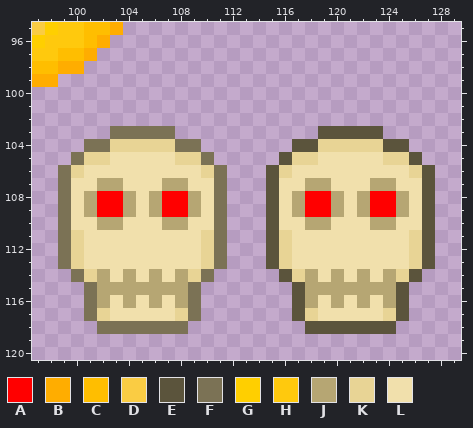
A pixel-art file gets an edit: Assets/Sprites/sprite_sheet.aseprite. That is the earlier state.
960x540 pixels, 1 frame. Colours within 5 levels of each other are drawn and written as one. Shown: x 97..129, y 95..120. The commit also changed other parts of the picture, which this record leaves out.
Palette (. is transparent): A #ff0000  B #ffad00  C #ffbe00  D #facc43  E #5b543c  F #7b7255  G #ffcf00  H #ffc90d  J #b6a673  K #e8d495  L #f1e0ac
Pixels before, first column x 97:
 95 DGHHCCB........................
 96 GHHHCB.........................
 97 HHCCB..........................
 98 CCBB...........................
 99 BB.............................
100 ...............................
101 ...............................
102 ...............................
103 ......FFFFF...........EEEEE....
104 ....FFKKKKKFF.......EEKKKKKEE..
105 ...FKKLLLLLKKF.....EKKLLLLLKKE.
106 ..FKLLLLLLLLLKF...EKLLLLLLLLLKE
107 ..FLLJJLLLJJLLF...ELLJJLLLJJLLE
108 ..FLJAAJLJAAJLF...ELJAAJLJAAJLE
109 ..FLJAAJLJAAJLF...ELJAAJLJAAJLE
110 ..FLLJJLLLJJLLF...ELLJJLLLJJLLE
111 ..FKLLLLLLLLLKF...EKLLLLLLLLLKE
112 ..FKLLLLLLLLLKF...EKLLLLLLLLLKE
113 ..FKLLLLLLLLLKF...EKLLLLLLLLLKE
114 ...FKJLJLJLJKF.....EKJLJLJLJKE.
115 ....FJJJJJJJF.......EJJJJJJJE..
116 ....FJLJLJLJF.......EJLJLJLJE..
117 ....FKLLLLLKF.......EKLLLLLKE..
118 .....FFFFFFF.........EEEEEEE...
The result:
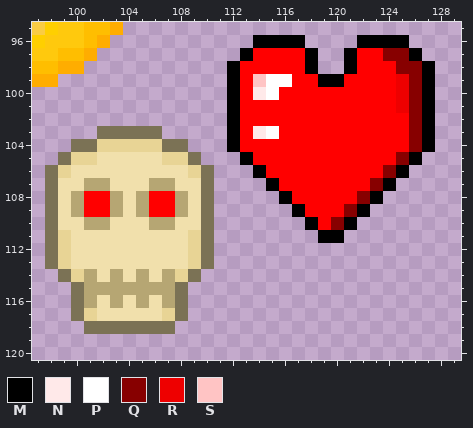
Colours new in this view: M #000000  N #ffe9e9  P #ffffff  Q #870000  R #ee0000  S #ffc4c4
The edit:
Changed rows in their new state; - is an unchanged pixel.
first column x 98:
 96 ----------------MMMM----MMMM--
 97 ---------------MAAAAM--MAAQQM-
 98 --------------MAAAAAM--MAAAQQM
 99 --------------MASPPAAMMAAAARQM
100 --------------MANPAAAAAAAAARQM
101 --------------MAAAAAAAAAAAARQM
102 --------------MAAAAAAAAAAAAAQM
103 ----F----.----MANPAAAAAAAAAAQM
104 --F-K----F-.--MAAAAAAAAAAAAAQM
105 -FK-L----K-F.--MAAAAAAAAAAAQM-
106 FKL--------KF.--MAAAAAAAAAQM..
107 FL-J-L--J-L-F.---MAAAAAAAQM...
108 FLJA-JLJA-JLF.---.MA--AAQM....
109 FLJA-JLJA-JLF.---..M--AQM.....
110 FL-J-L--J-L-F.---...MAQM......
111 FKL--------KF.---....MM.......
112 FKL--------KF.---.............
113 FKL--------KF.---.............
114 -FKJLJLJLJKF.-----...........-
115 --FJ------F.-------.........--
116 --FJLJLJLJF.-------.........--
117 --FKL----KF.-------.........--
118 ---F------.---------.......---
